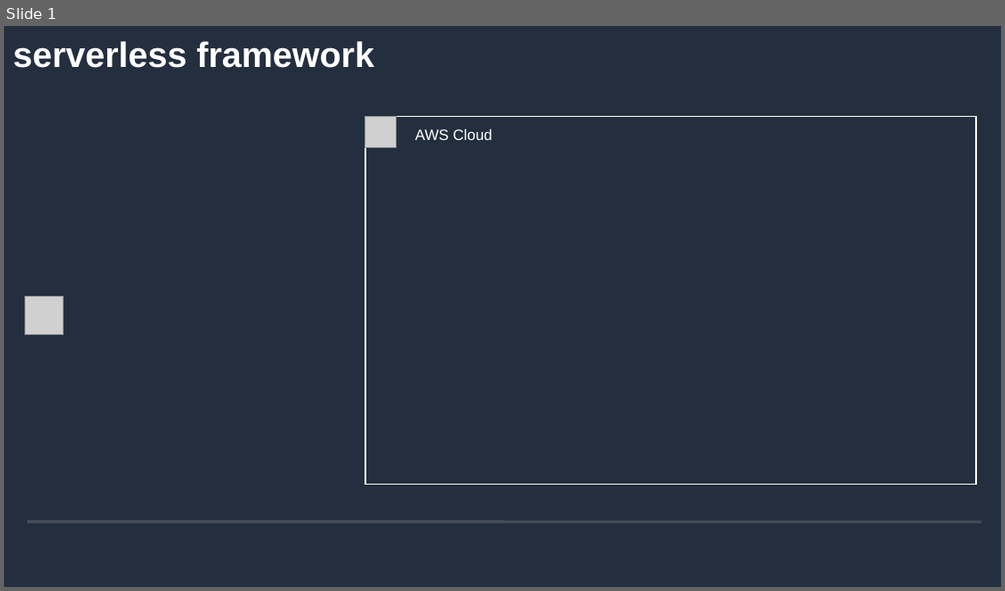
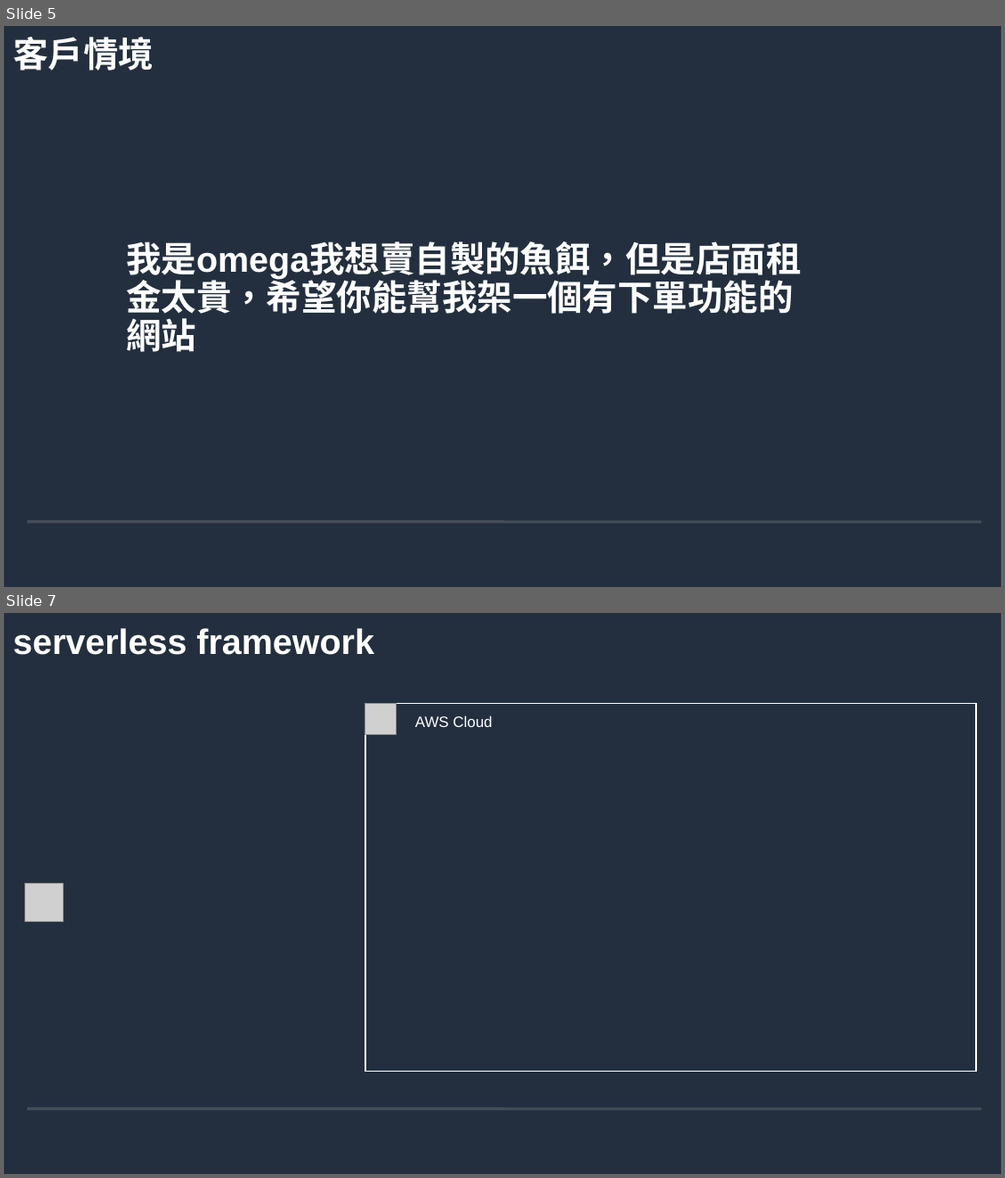
Before and after one commit to andygithub9/cfc104_2, a slide deck: 104.odp. Shown one above the other, each under a label of ours: slide 1 before the commit, slides 5 and 7 after it; the slides between them are not shown. The pictures are 1005x591 and 1005x1178 pixels, drawn with LibreOffice and Linux fonts; fonts in the diff are those of the drawing; grey boxes stand for pictures; background and template pictures are left out. Boxes give left, top, right and bottom in pixels: in the first picture for what was removed or moved away, otherwise in the second. Text is boxed around its words. In the diff, an @@ line names an element or a change of style, - is before the commit and + after.

```diff
--- a/104.odp
+++ b/104.odp
@@ slide 5 added at [4,26,1001,587], background #232F3E; not listed: 2 template elements that a slide beside it also shows @@
@@ title added at [13,37,154,70], 28 pt, text #FFFFFF, bold @@
+客戶情境
@@ title added at [126,241,801,352], 28 pt, text #FFFFFF, bold @@
+我是omega我想賣自製的魚餌，但是店面租金太貴，希望你能幫我架一個有下單功能的網站
@@ what was slide 1 is now slide 7 @@
```
Also in this commit, not shown: 2 slides changed, 19 other slides added.
